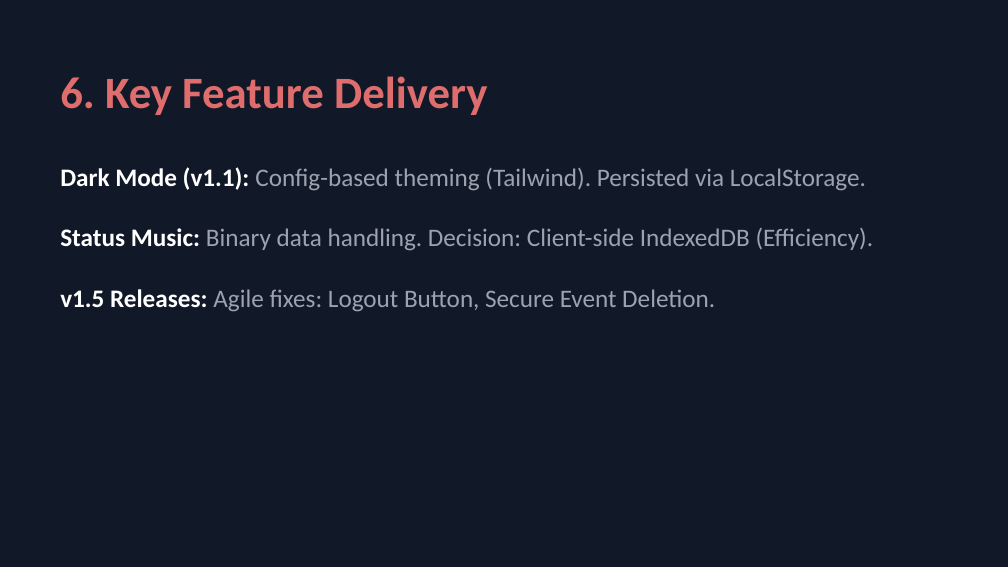
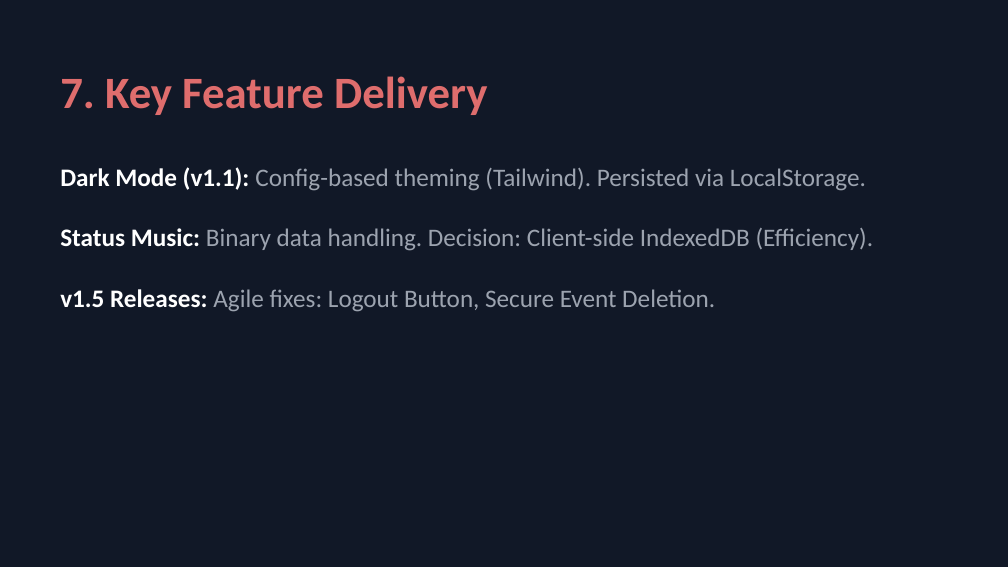
Before and after one commit to AyushAgrawal2004/CircleUp, a slide deck: slide 12 of CircleUp_Presentation.pptx (slide 11 before the commit). Drawn at 1008x567 pixels with LibreOffice and Linux fonts; fonts in the diff are those of the drawing. Boxes give left, top, right and bottom in pixels: in the first picture for what was removed or moved away, otherwise in the second. Text is boxed around its words. In the diff, an @@ line names an element or a change of style, - is before the commit and + after.

```diff
--- a/CircleUp_Presentation.pptx
+++ b/CircleUp_Presentation.pptx
@@ text at [60, 76, 487, 115]: text changed @@
-6. Key Feature Delivery
+7. Key Feature Delivery
```
Also in this commit, not shown: 9 other slides changed, 1 slide added, 3 other files.
